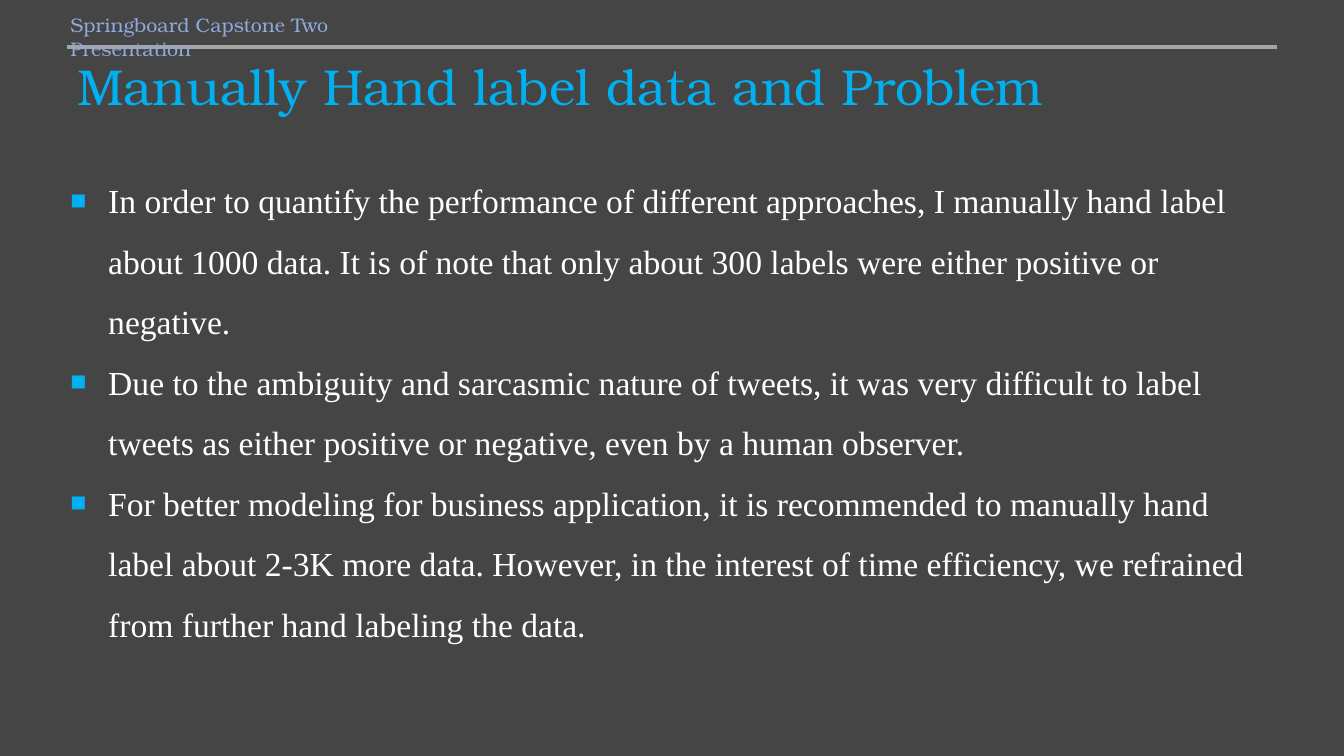
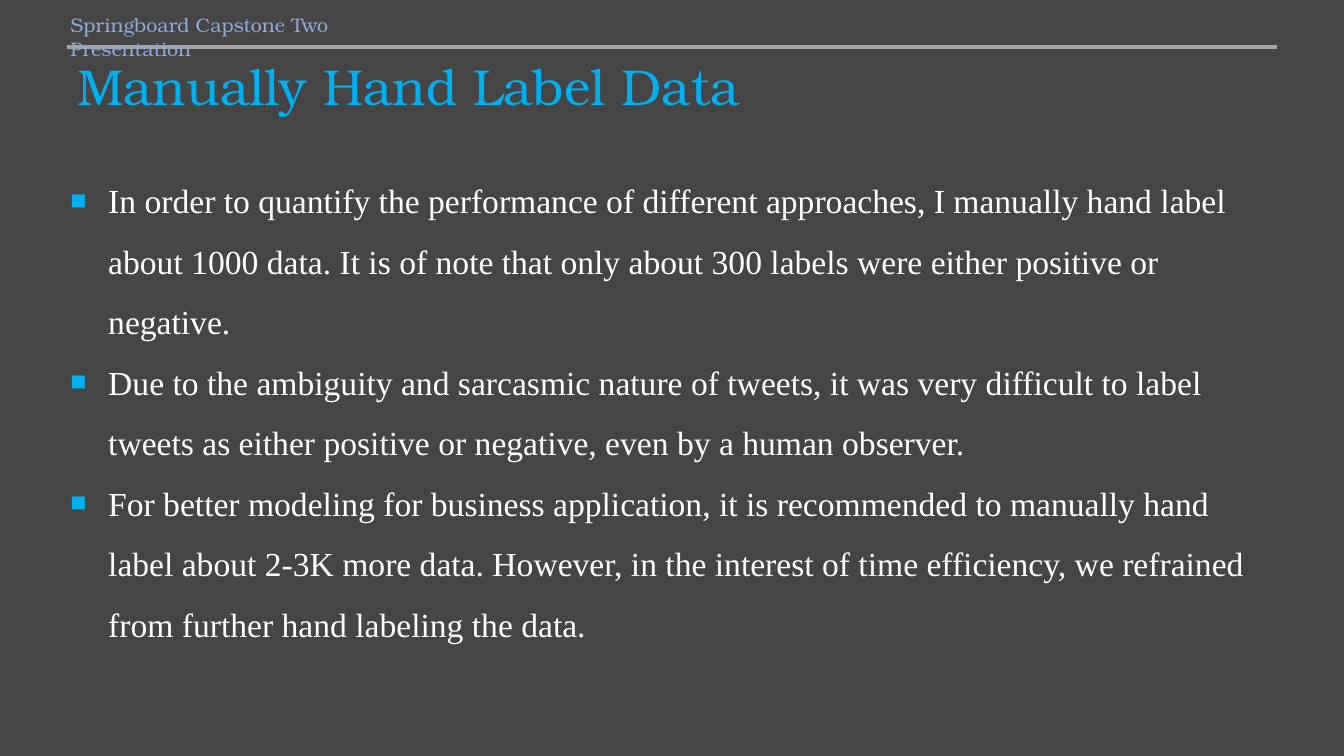
Before and after one commit to mamunm/sentiment_analysis, a slide deck: slide 7 of reports/sentiment_analysis.pptx (slide 5 before the commit). Drawn at 1344x756 pixels with LibreOffice and Linux fonts; fonts in the diff are those of the drawing. Boxes give left, top, right and bottom in pixels: in the first picture for what was removed or moved away, otherwise in the second. Text is boxed around its words. In the diff, an @@ line names an element or a change of style, - is before the commit and + after.

```diff
--- a/reports/sentiment_analysis.pptx
+++ b/reports/sentiment_analysis.pptx
@@ title at (77, 69, 741, 116): text changed @@
-Manually Hand label data and Problem
+Manually Hand Label Data
```
Also in this commit, not shown: 1 other slide changed, 4 slides added, 2 slides removed, 12 other files.
